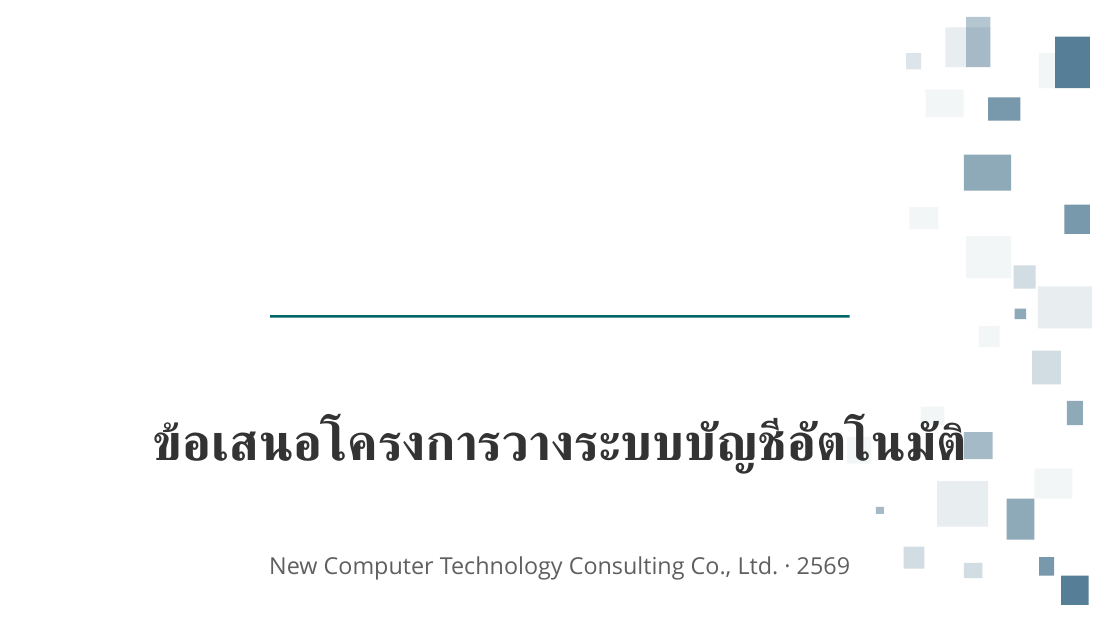
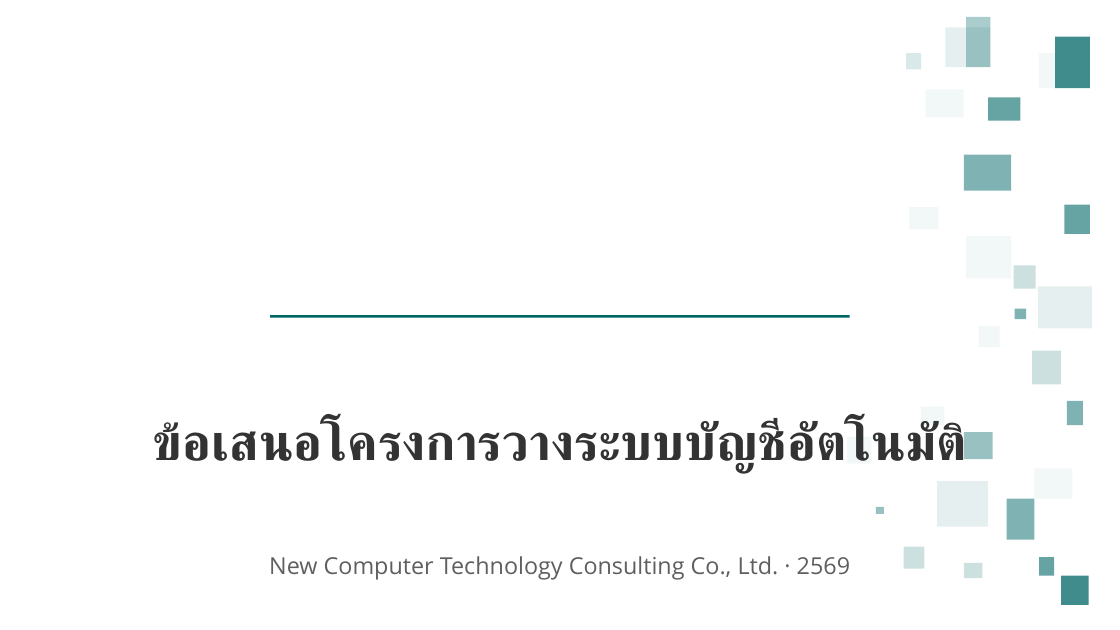
Before and after one commit to rofthanakrit-maker/nct-design-system, a slide deck: slide 1 of NCT-Slide-Template-Corp-Demo.pptx. Drawn at 1120x630 pixels with LibreOffice and Linux fonts; fonts in the diff are those of the drawing; background and template pictures are left out. Boxes give left, top, right and bottom in pixels: in the first picture for what was removed or moved away, otherwise in the second. Text is boxed around its words. In the diff, an @@ line names an element or a change of style, - is before the commit and + after.

Commit message:
Open the deck on the cover the company actually uses, and stop two house colours leaking into corp
Layout 01 is the corporate cover in both brands now: paper, centred, the mark
watermarked behind it. It is the page NCT puts in front of a client, so it is
the one you get by default; only the accent moves with the brand. The navy->teal
gradient it replaced is layout 20, SlideCoverGradient, for a deck that wants to
open loud. A cover is a composition, not a dress, which is why moving it meant a
new layout number rather than a flag.

The previews were read at full size and two constants were found doing accent()'s
job. L08 named DEEP for its scrim and bg, so the full-image slide came out house
navy inside the corp deck. The cover's decorative column was MID in both brands,
which put a house blue on a corp cover. Both are the bug dark() and accent()
exist to stop, spelled with a different constant, and check_template.py caught
neither - its brand-leak guard only knew TEAL, TEAL_UP and NAVY. DEEP and MID are
in it now, with the exemption widened from L10 to both gradient bookends.

parts_master gains deep(), the scrim/shadow ground next to dark(). Corp has no
separate shadow tone, so CORP_DEEP does both jobs there.

The web package follows to keep the 1:1 numbering the README promises.
coverScatter is emitted as a black mask instead of MID fills, and slides.css
paints it with --nct-accent - a data-URI <img> cannot inherit currentColor, so
the alphas ride the mask. The cover classes drop their --corp suffix, since the
composition is no longer corp-only.

v4 had reserved 20-23 for data layouts that are still spec; that band shifts to
21-24, noted in slide-design-system-v4.md.

All four templates rebuilt and checked; all 42 previews re-rendered through
PowerPoint.

```diff
--- a/NCT-Slide-Template-Corp-Demo.pptx
+++ b/NCT-Slide-Template-Corp-Demo.pptx
@@ rectangle at <box>1039,53,1055,88</box>: fill #1E5473 at 5% opacity to #006666 at 5% opacity @@
@@ rectangle at <box>1055,37,1090,88</box>: fill #1E5473 at 75% opacity to #006666 at 75% opacity @@
@@ rectangle at <box>1034,469,1072,499</box>: fill #1E5473 at 5% opacity to #006666 at 5% opacity @@
@@ fill #1E5473 at 50% opacity to #006666 at 50% opacity in 4 elements at <box>964,155,1011,191</box>, <box>1015,308,1027,318</box>, <box>1067,401,1083,425</box>, <box>1007,499,1034,540</box> @@
@@ fill #1E5473 at 60% opacity to #006666 at 60% opacity in 3 elements at <box>988,97,1021,121</box>, <box>1065,205,1090,234</box>, <box>1039,557,1054,576</box> @@
@@ rectangle at <box>1061,576,1089,605</box>: fill #1E5473 at 75% opacity to #006666 at 75% opacity @@
```
Also in this commit, not shown: 1 other slide changed, 1 slide added, 57 other files.
